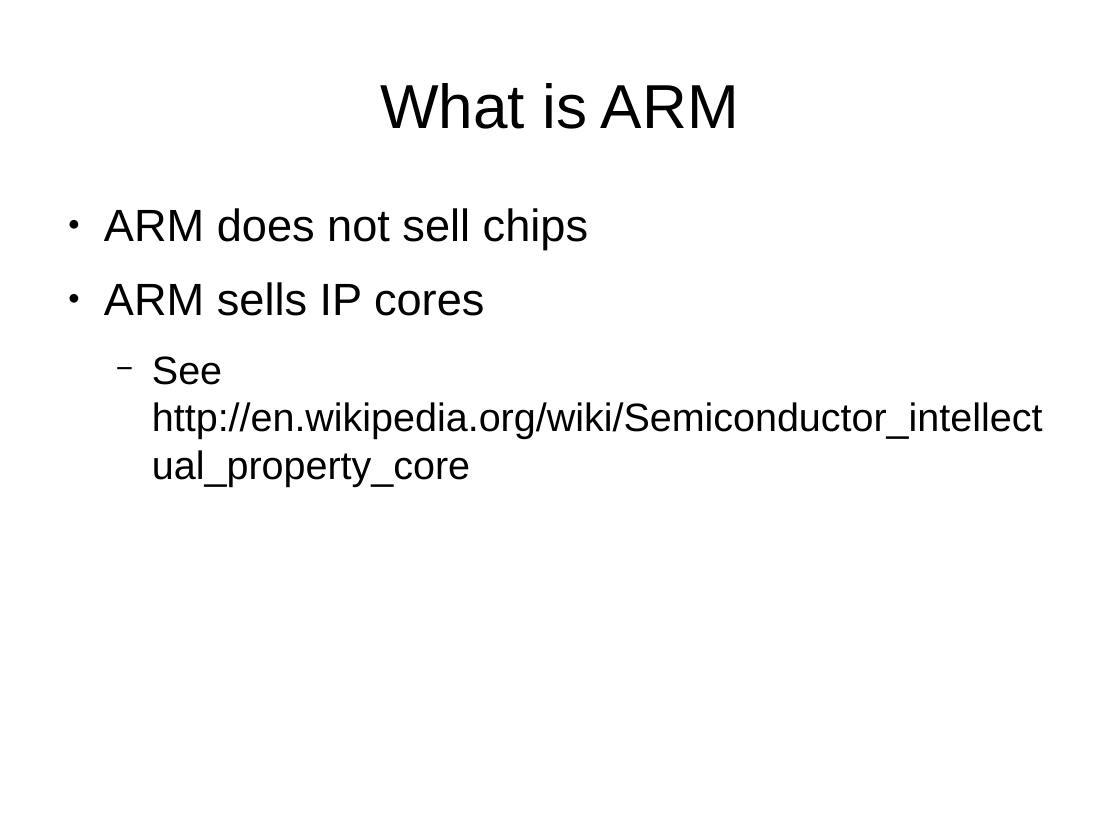
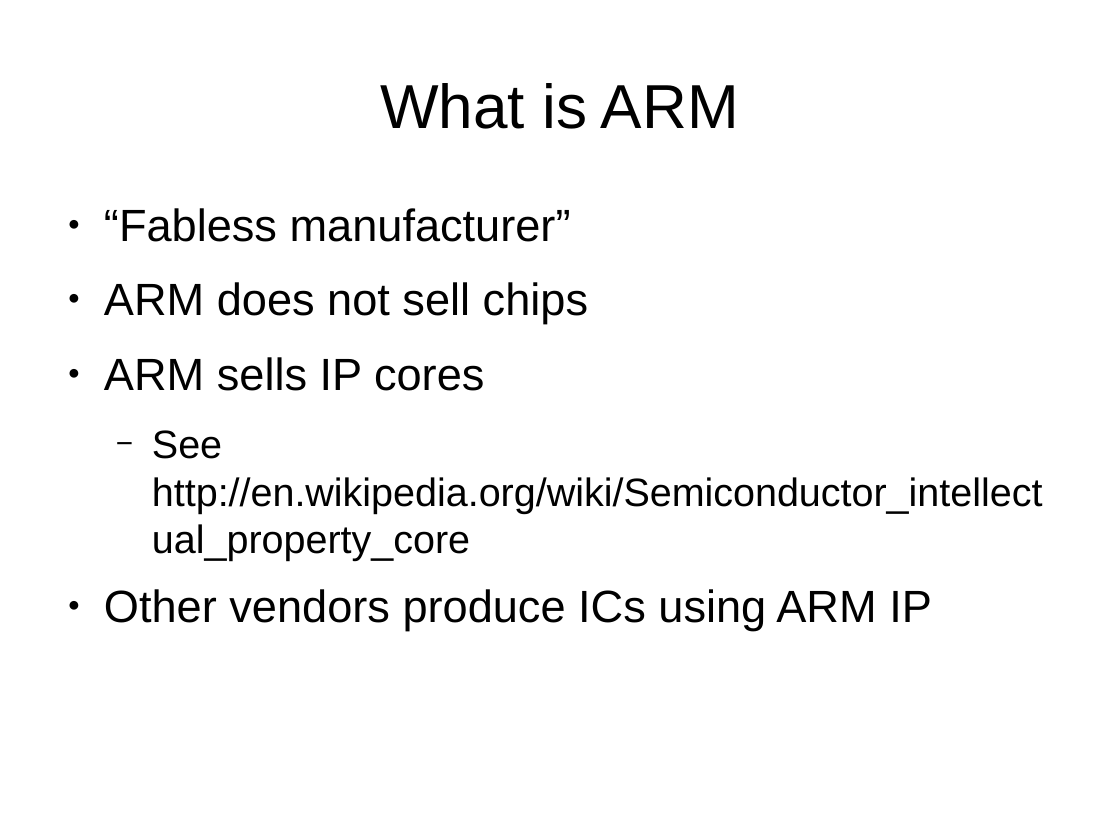
Before and after one commit to muccc/arm-workshop, a slide deck: slide 3 of arm-workshop.odp. Drawn at 1120x840 pixels with LibreOffice and Linux fonts; fonts in the diff are those of the drawing. Boxes give left, top, right and bottom in pixels: in the first picture for what was removed or moved away, otherwise in the second. Text is boxed around its words. In the diff, an @@ line names an element or a change of style, - is before the commit and + after.

```diff
--- a/arm-workshop.odp
+++ b/arm-workshop.odp
@@ text at [104, 208, 571, 242]: paragraph added @@
+● “Fabless manufacturer”
@@ text at [104, 589, 932, 631]: paragraph added @@
+● Other vendors produce ICs using ARM IP
```
Also in this commit, not shown: 5 other slides changed.
